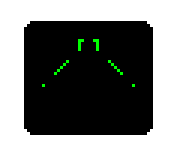
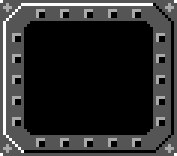
The second w=177, h=156 image is a revision of the first. Changes to its layers:
hid "armament" over <box>24,21,153,135</box>
showed "bezel", painted on it over <box>0,0,177,156</box>
